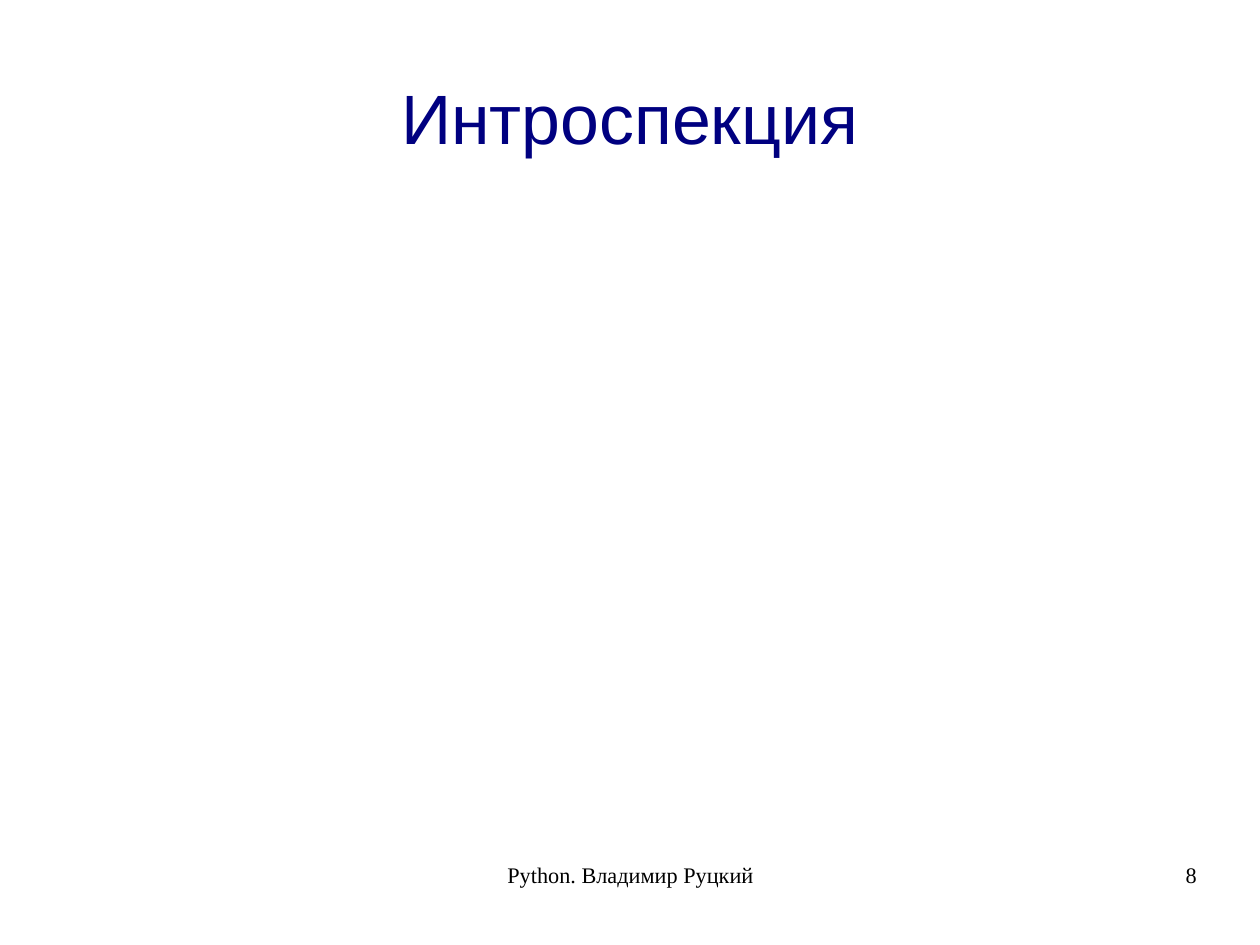
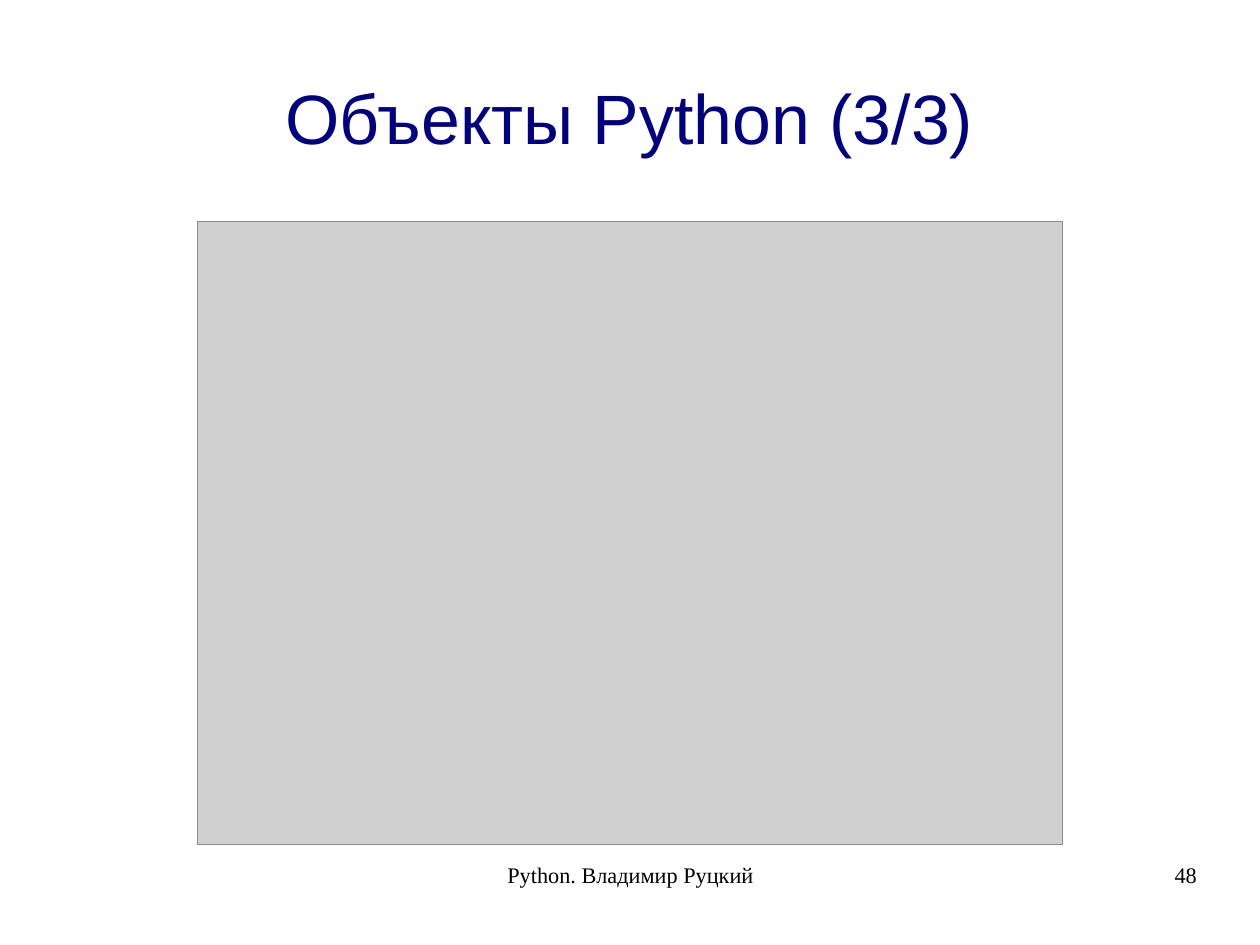
Before and after one commit to rutsky/python-course, a slide deck: slide 48 of 00_introduction.odp (slide 8 before the commit). Drawn at 1260x945 pixels with LibreOffice and Linux fonts; fonts in the diff are those of the drawing; grey boxes stand for pictures. Boxes give left, top, right and bottom in pixels: in the first picture for what was removed or moved away, otherwise in the second. Text is boxed around its words. In the diff, an @@ line names an element or a change of style, - is before the commit and + after.

```diff
--- a/00_introduction.odp
+++ b/00_introduction.odp
@@ title at box(286, 93, 974, 157): text changed @@
-Интроспекция
+Объекты Python (3/3)
@@ picture added at box(198, 221, 1063, 845) @@
@@ page number at box(1175, 868, 1197, 884): text changed @@
-8
+48
```
Also in this commit, not shown: 20 other slides changed, 2 slides added, 1 slide removed.
